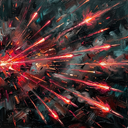
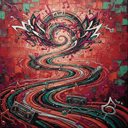
Layered file, before and after one edit (128px x 128px). Changes by layer:
renamed "Layer 13" to "Layer 21", hid it, moved it above "Group 6", painted on it over [0, 0, 128, 128]
hid "Layer 18" over [0, 0, 128, 128]
moved "Layer 17" into group "Group 7" over [0, 0, 128, 128]
hid "Layer 16" over [0, 0, 128, 128]
